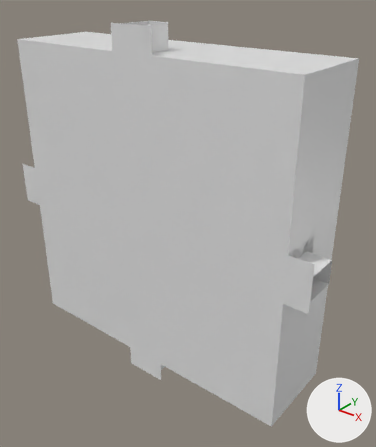
The FBX model Assets/Models/Dungeon Chamber.fbx, before and after one commit.
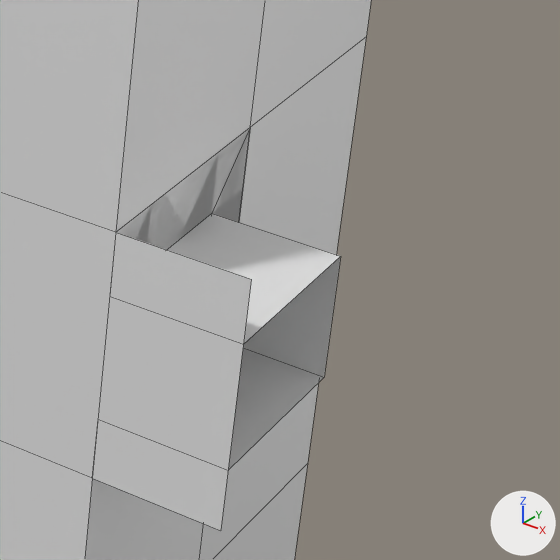
The first picture shows the older version from a camera (50 mm lens) standing at (28.1, -28.5, 19.4) and looking at (1.6, 4.6, -1.1). The close-ups show the older and then the newer version on the part from 70% to 100% of the width and 47% to 72% of the height of that picture. Only the edits that show in the close-ups are written down. The lights are fixed; the arrows at lower right show +X, +Y and +Z. The close-ups show mesh edges as thin lines.

In view in the first close-up: 'Doorway West', 'Ground', 'Wall West', 'Walls'.
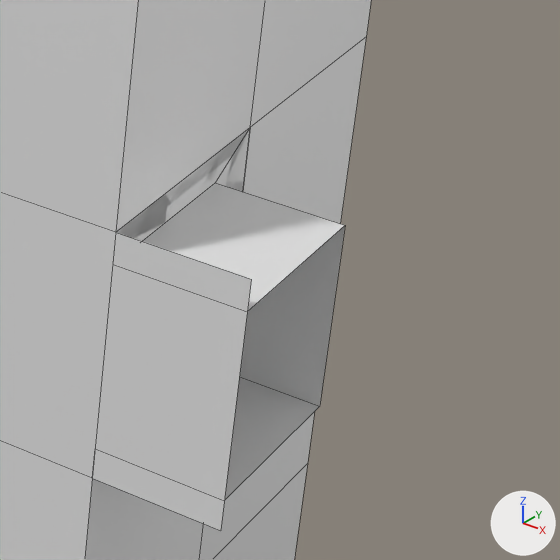
The change in detail:
me_plane_012 has 12 vertices, 6 faces and spans x 14.0..16.0, y 0.0..4.0, z -2.0..2.0.
me_plane_012 is used by ob_doorway_west; location (0.0, 0.0, 0.0).
Before the commit, vertices of me_plane_012: 4 (14.0, 0.0, 1.0) at pixel (109, 296), 5 (14.0, 0.0, -1.0) at pixel (98, 419), 6 (14.0, 3.0, 1.0) at pixel (211, 213), 7 (14.0, 3.0, -1.0), 8 (16.0, 0.0, 1.0) at pixel (243, 344).
Before the commit, vertices of me_plane_012: 9 (16.0, 0.0, -1.0) at pixel (228, 470), 10 (16.0, 3.0, 1.0) at pixel (340, 256), 11 (16.0, 3.0, -1.0) at pixel (324, 377).
Part 1, on me_plane_012:
Vertices 5, 7, 9, 11 of me_plane_012 move by (0.0, 0.0, -0.5).
Vertices 4, 6, 8, 10 of me_plane_012 move by (0.0, 0.0, 0.5).

Changed parts and their boxes (x1, y1, x2, y2) in the close-ups (560 x 560 px):
'Doorway West', reshaped (9% taller): before (119, 129, 341, 470); after (117, 128, 345, 499)
